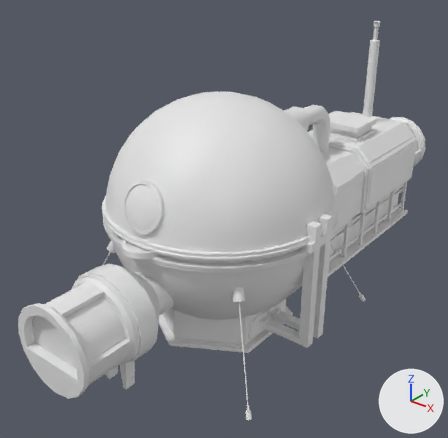
The FBX model Assets/Data/Structures/2. Processing/Electrostatic Seperator/ElectrostaticSeperator.fbx as it was, and as the next commit left it.
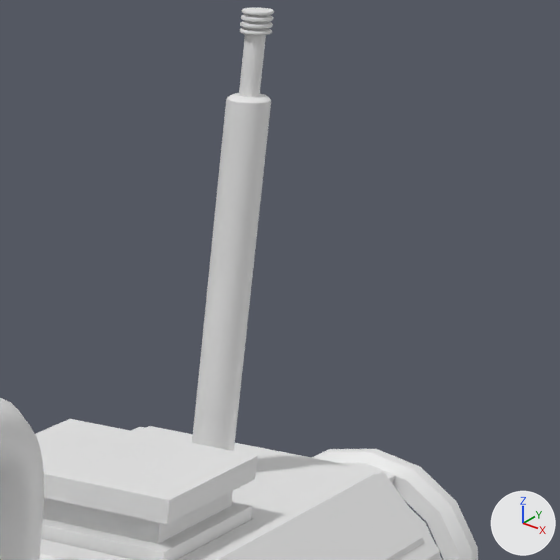
Old and new are each drawn whole from a 50 mm lens placed at (1.096, -1.19, 1.18), pointed at (-0.108, 0.316, 0.247) and again close up on the part from 72% to 99% of the width and 4% to 32% of the height. Every picture has the same lights, and +X, +Y and +Z are marked at lower right. Where no turn or scale is listed for an object, it has been applied to the vertices.

Names of what the first close-up shows: 'ElectroStaticSeperator_Mesh'.
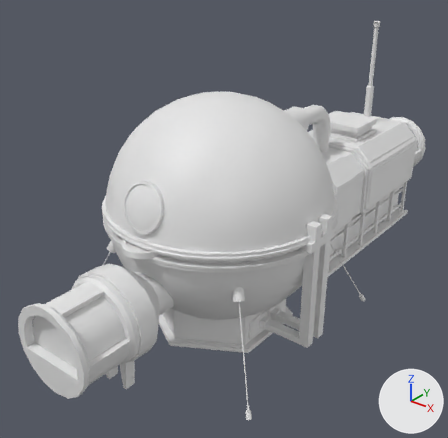
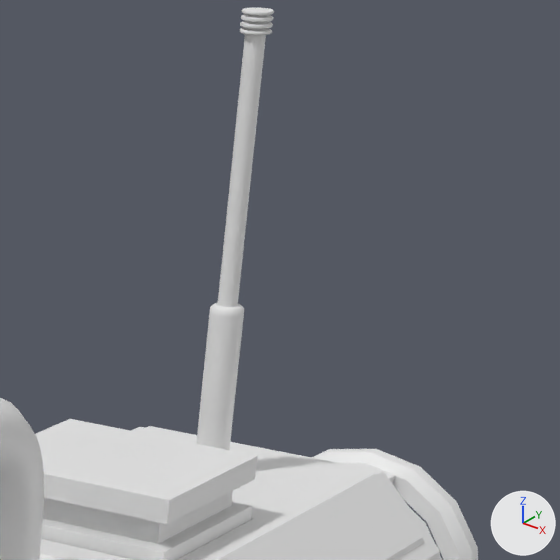
Patch to the scene script:
```diff
--- a/Assets/Data/Structures/2. Processing/Electrostatic Seperator/ElectrostaticSeperator.fbx.py
+++ b/Assets/Data/Structures/2. Processing/Electrostatic Seperator/ElectrostaticSeperator.fbx.py
@@ me_roundcube_003 @@
 me_roundcube_003.from_pydata(...)  # 6695 vertices, 6738 faces; spans x -0.38..0.38, y -0.5..1.5, z -0.01..0.82
 # used by ob_electrostaticseperator_mesh; location = (0.0, 0.0, 0.0)
+# me_roundcube_003 part 1: all 112 vertices in x -0.02..0.02, y 1.11..1.14, z 0.74..0.75 are moved by (0.0, 0.0, -0.18)
 me_roundcube_003.materials.append(mat_universal_development_shader)
```

Changed parts and their boxes (x1, y1, x2, y2) in the close-ups (560 x 560 px; the box of a moved part takes in the faces that stretch with it):
part 1 of me_roundcube_003, moved or reshaped
    before: (192, 34, 271, 451)
    after: (196, 34, 266, 450)
